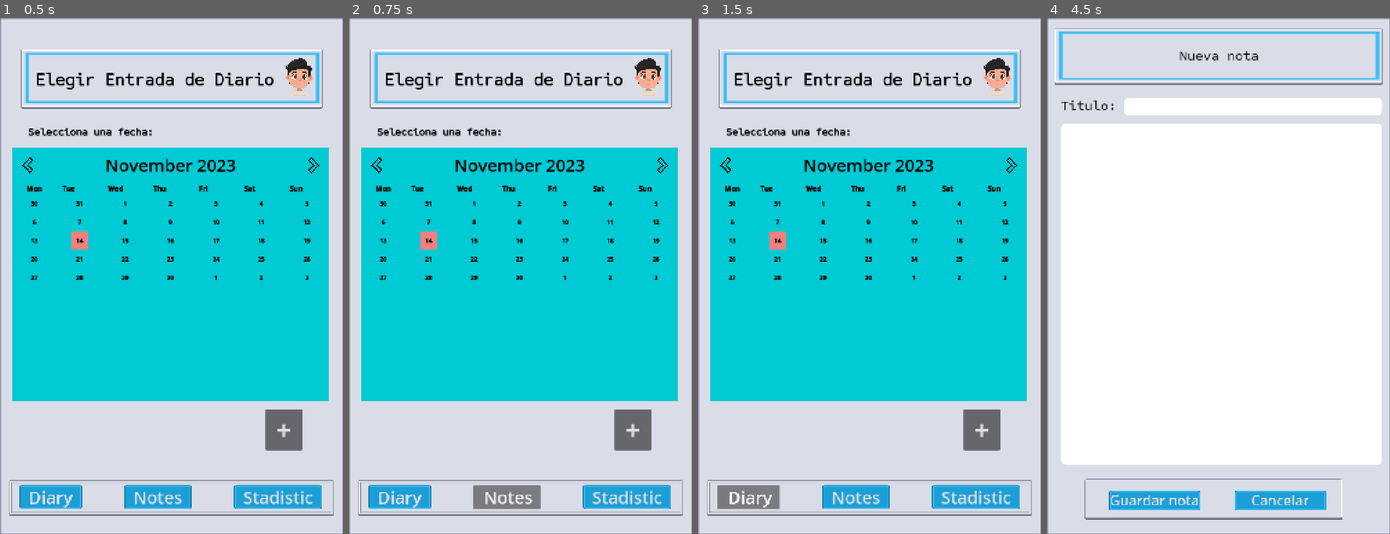
Above: before the commit, frames 1-4 (left to right).
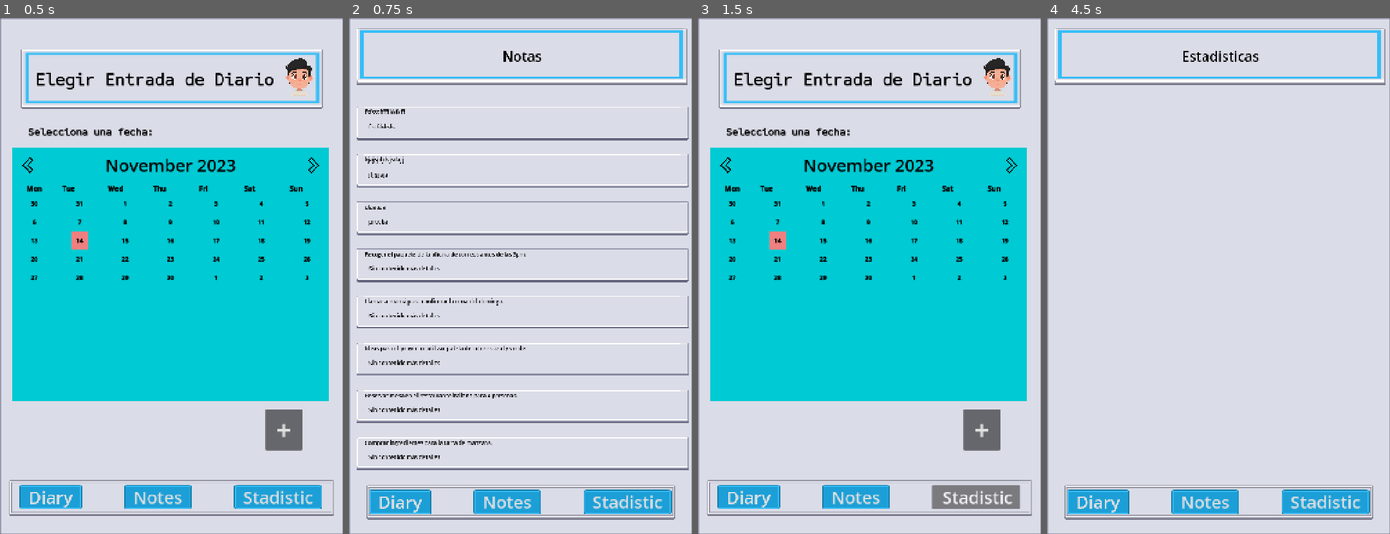
Above: after the commit, the same moments.

Repository: Flapx24/emotional-diary
Game: Godot game, scene res://Scenes/calendar_screen.tscn
Same seed, same stepped clock (60 frames per second), same inputs: the game is played once before the commit and once after it.
Inputs (mouse positions are in pixels of both pictures, inside the frame that each line leads up to):
- Up to frame 1 (0.5 s): no input
- Up to frame 2 (0.75 s): click "Notes" at 0.5 s
- Up to frame 3 (1.5 s): click "Diary" at 1.25 s
- Up to frame 4 (4.5 s): click "Stadistic" at 2 s; click (1359, 162) at 2.77 s; click (1359, 162) at 3.52 s; click (1331, 430) at 4.25 s, where only the run before the commit has a clickable "+"

Frame 1 is identical in both runs. In frame 2, 59% of the frame differs, in the area x 2-100%, y 2-98%; in frame 3, 2.0%; in frame 4, 70%, in the area x 2-99%, y 2-98%.

Commit message:
notes done

Diff:
--- a/emotional-diary/Database/database.json
+++ b/emotional-diary/Database/database.json
@@ -61,6 +61,16 @@
 			"id": 5,
 			"timestamp": 1745396453,
 			"text": "Título: olaaaaa\n\nprueba"
+		},
+		{
+			"id": 6,
+			"timestamp": 1745404148,
+			"text": "Título: kjajsjdjdsjsdajj\n\njfjgjjaja"
+		},
+		{
+			"id": 7,
+			"timestamp": 1745406630,
+			"text": "Título: fsfsssfffffkkfkff\n\nfssfskksfs"
 		}
 	]
 }
--- a/emotional-diary/Scenes/notes_widget.tscn
+++ b/emotional-diary/Scenes/notes_widget.tscn
@@ -7,17 +7,21 @@
 layout_mode = 3
 anchor_left = 0.09
 anchor_right = 0.89
-anchor_bottom = 0.067
-offset_right = -6.10352e-05
+anchor_bottom = 0.215
+offset_right = 16.0
 offset_bottom = -0.5
+size_flags_horizontal = 3
+size_flags_vertical = 3
 script = ExtResource("1_44v2w")
 
-[node name="ColorRect" type="NinePatchRect" parent="."]
+[node name="NinePatchRect" type="NinePatchRect" parent="."]
 texture_filter = 1
 layout_mode = 1
 anchors_preset = 15
 anchor_right = 1.0
 anchor_bottom = 1.0
+offset_right = 9.0
+offset_bottom = 10.0
 grow_horizontal = 2
 grow_vertical = 2
 texture = ExtResource("1_rjbq4")
@@ -26,35 +30,22 @@
 patch_margin_right = 5
 patch_margin_bottom = 5
 
-[node name="Container" type="Container" parent="."]
+[node name="title" type="Label" parent="NinePatchRect"]
 layout_mode = 1
 anchors_preset = -1
-anchor_left = 0.006
-anchor_top = 0.05
-anchor_right = 0.187
-anchor_bottom = 0.9
-offset_left = 0.2
-offset_right = 0.399994
+anchor_left = 0.0257038
+anchor_top = 0.048951
+anchor_right = 0.902081
+anchor_bottom = 0.398601
+theme_override_colors/font_color = Color(0, 0, 0, 1)
+metadata/_edit_use_anchors_ = true
 
-[node name="TextureRect" type="TextureRect" parent="Container"]
-layout_mode = 2
-size_flags_horizontal = 3
-size_flags_vertical = 3
-
-[node name="title" type="Label" parent="."]
+[node name="content" type="Label" parent="NinePatchRect"]
 layout_mode = 1
 anchors_preset = -1
-anchor_left = 0.188
-anchor_top = 0.05
-anchor_right = 0.78
-anchor_bottom = 0.4
-offset_left = -0.399994
-
-[node name="content" type="Label" parent="."]
-layout_mode = 1
-anchors_preset = -1
-anchor_left = 0.188
-anchor_top = 0.4
-anchor_right = 0.78
-anchor_bottom = 0.88
-offset_left = -0.399994
+anchor_left = 0.0379437
+anchor_top = 0.486014
+anchor_right = 0.859241
+anchor_bottom = 0.888112
+theme_override_colors/font_color = Color(0, 0, 0, 1)
+metadata/_edit_use_anchors_ = true
--- a/emotional-diary/Scripts/calendar_screen.gd
+++ b/emotional-diary/Scripts/calendar_screen.gd
@@ -97,3 +97,10 @@
 		return
 
 	get_tree().change_scene_to_file("res://Scenes/notes_screen.tscn")
+
+func _on_button_notes_pressed() -> void:
+	get_tree().change_scene_to_file("res://Scenes/notes_list_screen.tscn")
+
+
+func _on_button_stadistic_pressed() -> void:
+	get_tree().change_scene_to_file("res://Scenes/charts_view.tscn")
--- a/emotional-diary/Scripts/notes_list_screen.gd
+++ b/emotional-diary/Scripts/notes_list_screen.gd
@@ -1,21 +1,24 @@
 extends Control
 
-@onready var notes = $Notes_list
-var widgetNote = preload("res://Scenes/notes_widget.tscn")
+@onready var notes_container = $Notes_list
+var widget_note = preload("res://Scenes/notes_widget.tscn")
 
 func _ready() -> void:
-	showNotes()
+	show_notes()
 
-func showNotes():
-	var notes = Note.get_notes_sorted_by_date()
-	for note in notes:
-		var widget = widgetNote.instantiate()
-		widget.noteText(note.text)
-		notes.add_child(widget)
+func show_notes():
+	for child in notes_container.get_children():
+		child.queue_free()
+
+	var all_notes = Note.get_notes_sorted_by_date()
+	for note in all_notes:
+		var widget = widget_note.instantiate()
+		notes_container.add_child(widget)
+		await get_tree().process_frame
+		widget.set_note_text(note.text)
 
 func _on_button_diary_pressed() -> void:
 	get_tree().change_scene_to_file("res://Scenes/calendar_screen.tscn")
 
-
 func _on_button_stadistic_pressed() -> void:
 	get_tree().change_scene_to_file("res://Scenes/charts_view.tscn")
--- a/emotional-diary/Scripts/notes_widget.gd
+++ b/emotional-diary/Scripts/notes_widget.gd
@@ -1,20 +1,23 @@
 extends Control
 
-@onready var title = $title
-@onready var content = $content
+@onready var title_label = $NinePatchRect/title
+@onready var content_label = $NinePatchRect/content
 
-func noteText(note: String) -> void:
-	var elements = note.split("\n")
+func set_note_text(note: String) -> void:
+	if not title_label or not content_label:
+		return
 
-	if elements.size() > 0:
-		title.text = elements[0].replace("Título: ", "")
-	else:
-		title.text = "Sin título"
+	var clean_note = note.strip_edges()
+	if clean_note.is_empty():
+		title_label.text = "Nota vacía"
+		content_label.text = ""
+		return
+
+	var elements = clean_note.split("\n", false)
+
+	title_label.text = elements[0].replace("Título: ", "").strip_edges()
 
 	if elements.size() > 1:
-		var content_text = ""
-		for i in range(1, elements.size()):
-			content_text += elements[i] + "\n"
-		content.text = content_text.strip_edges()
+		content_label.text = "\n".join(elements.slice(1)).strip_edges()
 	else:
-		content.text = "Sin contenido"
+		content_label.text = "Sin contenido más detalles"
Not shown: 1 places in emotional-diary/Scenes/notes_screen.tscn that only renumber resources
